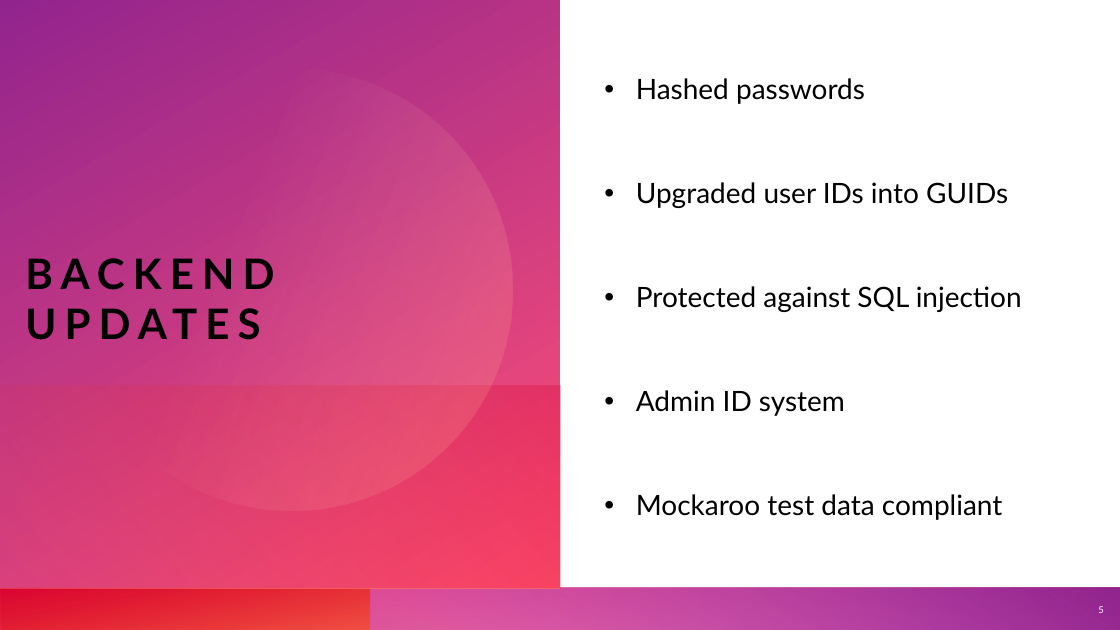
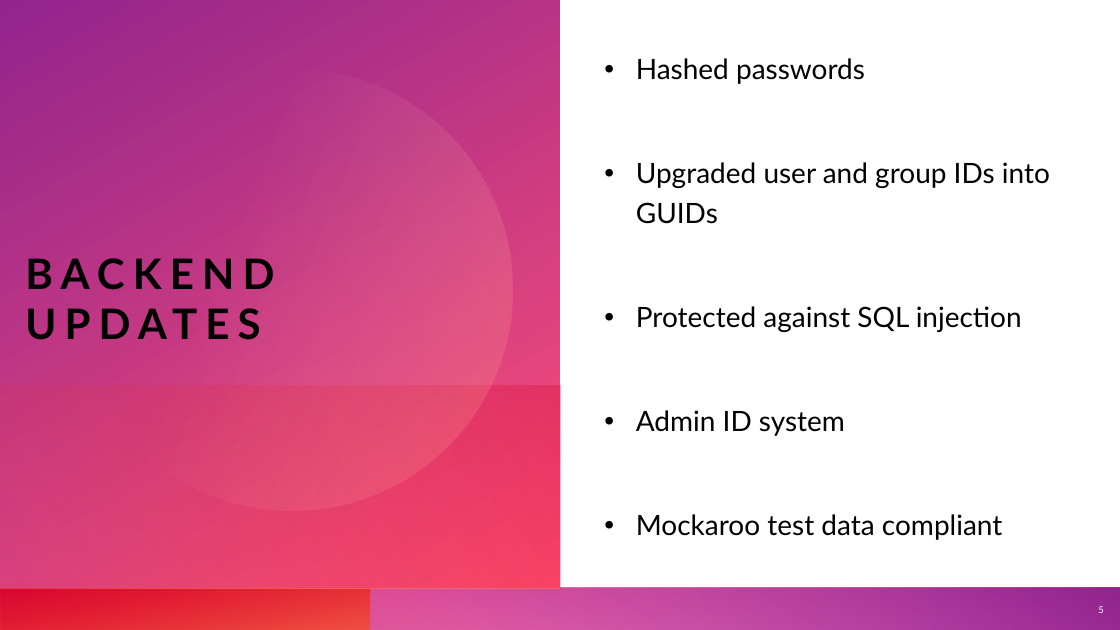
Before and after one commit to cart7982/CaravanSeraiCS360, a slide deck: slide 5 of Presentations/Caravanserai - Phase 3.pptx. Drawn at 1120x630 pixels with LibreOffice and Linux fonts; fonts in the diff are those of the drawing. Boxes give left, top, right and bottom in pixels: in the first picture for what was removed or moved away, otherwise in the second. Text is boxed around its words. In the diff, an @@ line names an element or a change of style, - is before the commit and + after.

```diff
--- a/Presentations/Caravanserai - Phase 3.pptx
+++ b/Presentations/Caravanserai - Phase 3.pptx
@@ text at (x1=636, y1=162, x2=1050, y2=224): text changed @@
-• Upgraded user IDs into GUIDs
+• Upgraded user and group IDs into GUIDs
```
Also in this commit, not shown: 1 other slide changed, 5 other files.
